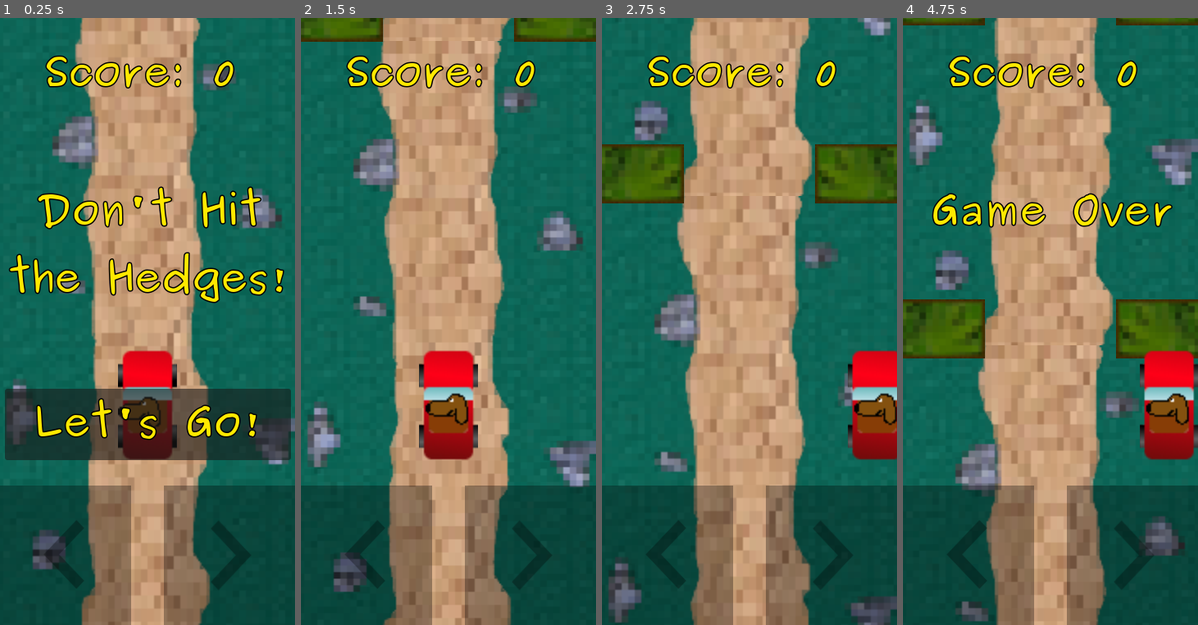
Above: before the commit, frames 1-4 (left to right).
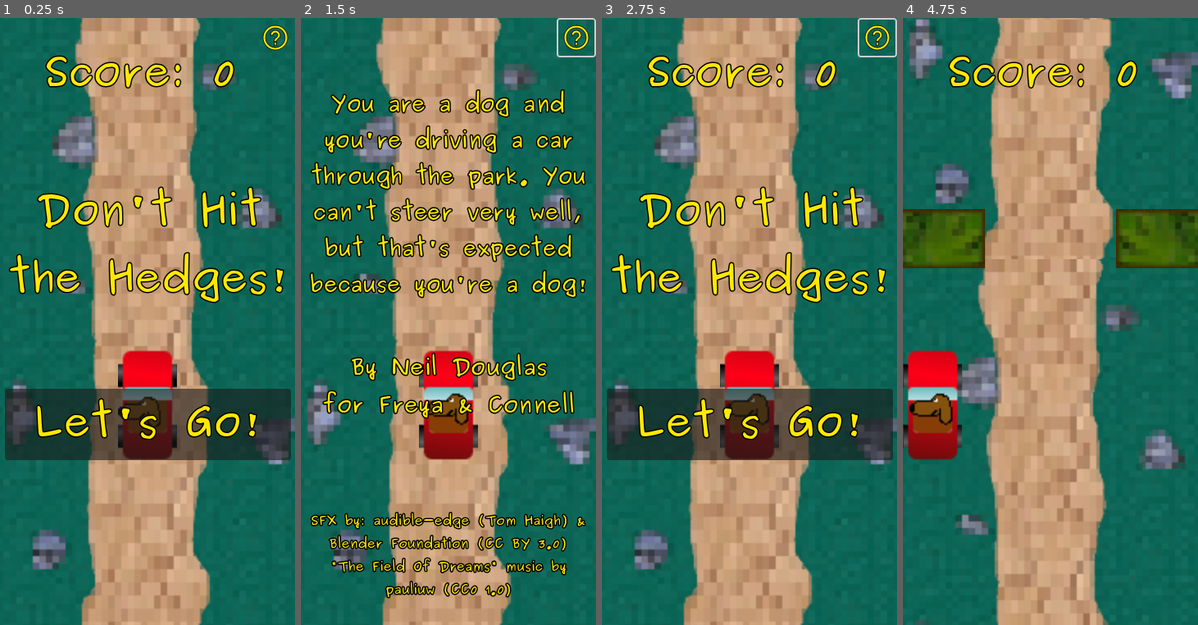
Above: after the commit, the same moments.

Repository: endy128/parkrun
Game: Godot game, scene res://scenes/main.tscn
The game is run twice, just before and just after one commit, with the same random seed, the same clock (stepped at 60 frames per second) and the same inputs.
Inputs (mouse positions are in pixels of both pictures, inside the frame that each line leads up to):
- Up to frame 1 (0.25 s): no input
- Up to frame 2 (1.5 s): click (575, 36) at 0.52 s; click (448, 424) at 1.25 s, where only the run before the commit has a clickable "Let's Go!"
- Up to frame 3 (2.75 s): tap Enter at 2 s; hold Right (right) from 2.03 s (still down)
- Up to frame 4 (4.75 s): release Right (right) at 2.75 s; click (1050, 424) at 2.75 s, where only the run after the commit has a clickable "Let's Go!"; hold Left (left) 3.53-4.28 s; hold Right (right) from 4.28 s (still down)

The runs differ from the first frame. In frame 1, 21% of the frame differs, in the area x 0-100%, y 1-100%; in frame 2, 46%; in frame 3, 54%; in frame 4, 56%, in the area x 0-100%, y 0-100%.

Commit message:
added help screen, better touchscreen buttons

Diff:
--- /dev/null
+++ b/assets/chevron-left-2.svg
@@ -0,0 +1,55 @@
+<?xml version="1.0" encoding="UTF-8" standalone="no"?>
+<svg
+   viewBox="0 0 24 24"
+   version="1.1"
+   id="svg4"
+   sodipodi:docname="chevron-left-2.svg"
+   inkscape:version="1.1.2 (0a00cf5339, 2022-02-04)"
+   xmlns:inkscape="http://www.inkscape.org/namespaces/inkscape"
+   xmlns:sodipodi="http://sodipodi.sourceforge.net/DTD/sodipodi-0.dtd"
+   xmlns="http://www.w3.org/2000/svg"
+   xmlns:svg="http://www.w3.org/2000/svg">
+  <defs
+     id="defs8" />
+  <sodipodi:namedview
+     id="namedview6"
+     pagecolor="#ffffff"
+     bordercolor="#666666"
+     borderopacity="1.0"
+     inkscape:pageshadow="2"
+     inkscape:pageopacity="0.0"
+     inkscape:pagecheckerboard="0"
+     showgrid="false"
+     inkscape:snap-bbox="true"
+     inkscape:zoom="22.627417"
+     inkscape:cx="-8.1980192"
+     inkscape:cy="10.69499"
+     inkscape:window-width="3440"
+     inkscape:window-height="1364"
+     inkscape:window-x="0"
+     inkscape:window-y="0"
+     inkscape:window-maximized="1"
+     inkscape:current-layer="layer4" />
+  <g
+     inkscape:groupmode="layer"
+     id="layer3"
+     inkscape:label="Layer 1">
+    <rect
+       style="fill:#000000;fill-opacity:0.1;fill-rule:evenodd;stroke:#000000;stroke-width:0.299;stroke-linecap:round;stroke-linejoin:miter;stroke-miterlimit:4;stroke-dasharray:none;stroke-opacity:0.3;paint-order:normal"
+       id="rect247"
+       width="23.696205"
+       height="23.700783"
+       x="0.15435024"
+       y="0.15370476" />
+  </g>
+  <g
+     inkscape:groupmode="layer"
+     id="layer4"
+     inkscape:label="Layer 2"
+     style="display:inline">
+    <path
+       d="M 15.409999,16.58 10.83,12 15.409999,7.41 13.999999,6 8,12 l 5.999999,6 z"
+       id="path2-3"
+       style="fill:#000000;fill-opacity:0.3" />
+  </g>
+</svg>
--- a/assets/chevron-left.svg
+++ /dev/null
@@ -1 +0,0 @@
-<svg xmlns="http://www.w3.org/2000/svg" viewBox="0 0 24 24"><path d="M15.41,16.58L10.83,12L15.41,7.41L14,6L8,12L14,18L15.41,16.58Z" /></svg>
--- /dev/null
+++ b/assets/chevron-right-2.svg
@@ -0,0 +1,55 @@
+<?xml version="1.0" encoding="UTF-8" standalone="no"?>
+<svg
+   viewBox="0 0 24 24"
+   version="1.1"
+   id="svg4"
+   sodipodi:docname="chevron-right-2.svg"
+   inkscape:version="1.1.2 (0a00cf5339, 2022-02-04)"
+   xmlns:inkscape="http://www.inkscape.org/namespaces/inkscape"
+   xmlns:sodipodi="http://sodipodi.sourceforge.net/DTD/sodipodi-0.dtd"
+   xmlns="http://www.w3.org/2000/svg"
+   xmlns:svg="http://www.w3.org/2000/svg">
+  <defs
+     id="defs8" />
+  <sodipodi:namedview
+     id="namedview6"
+     pagecolor="#ffffff"
+     bordercolor="#666666"
+     borderopacity="1.0"
+     inkscape:pageshadow="2"
+     inkscape:pageopacity="0.0"
+     inkscape:pagecheckerboard="0"
+     showgrid="false"
+     inkscape:snap-bbox="true"
+     inkscape:zoom="22.627417"
+     inkscape:cx="-8.1980192"
+     inkscape:cy="10.69499"
+     inkscape:window-width="3440"
+     inkscape:window-height="1364"
+     inkscape:window-x="0"
+     inkscape:window-y="0"
+     inkscape:window-maximized="1"
+     inkscape:current-layer="layer3" />
+  <g
+     inkscape:groupmode="layer"
+     id="layer3"
+     inkscape:label="Layer 1">
+    <rect
+       style="fill:#000000;fill-opacity:0.1;fill-rule:evenodd;stroke:#000000;stroke-width:0.299;stroke-linecap:round;stroke-linejoin:miter;stroke-miterlimit:4;stroke-dasharray:none;stroke-opacity:0.3;paint-order:normal"
+       id="rect247"
+       width="23.696205"
+       height="23.700783"
+       x="0.15435024"
+       y="0.15370476" />
+  </g>
+  <g
+     inkscape:groupmode="layer"
+     id="layer4"
+     inkscape:label="Layer 2"
+     style="display:inline">
+    <path
+       d="M 8,16.58 12.579999,12 8,7.41 9.41,6 15.409999,12 9.41,18 Z"
+       id="path2-3"
+       style="fill:#000000;fill-opacity:0.3" />
+  </g>
+</svg>
--- a/assets/chevron-right.svg
+++ /dev/null
@@ -1 +0,0 @@
-<svg xmlns="http://www.w3.org/2000/svg" viewBox="0 0 24 24"><path d="M8.59,16.58L13.17,12L8.59,7.41L10,6L16,12L10,18L8.59,16.58Z" /></svg>
--- /dev/null
+++ b/assets/help-circle-outline-y.svg
@@ -0,0 +1,36 @@
+<?xml version="1.0" encoding="UTF-8" standalone="no"?>
+<svg
+   viewBox="0 0 24 24"
+   version="1.1"
+   id="svg4"
+   sodipodi:docname="help-circle-outline-y.svg"
+   inkscape:version="1.1.2 (0a00cf5339, 2022-02-04)"
+   xmlns:inkscape="http://www.inkscape.org/namespaces/inkscape"
+   xmlns:sodipodi="http://sodipodi.sourceforge.net/DTD/sodipodi-0.dtd"
+   xmlns="http://www.w3.org/2000/svg"
+   xmlns:svg="http://www.w3.org/2000/svg">
+  <defs
+     id="defs8" />
+  <sodipodi:namedview
+     id="namedview6"
+     pagecolor="#ffffff"
+     bordercolor="#666666"
+     borderopacity="1.0"
+     inkscape:pageshadow="2"
+     inkscape:pageopacity="0.0"
+     inkscape:pagecheckerboard="0"
+     showgrid="false"
+     inkscape:zoom="34.625"
+     inkscape:cx="6.2815884"
+     inkscape:cy="11.98556"
+     inkscape:window-width="1720"
+     inkscape:window-height="1364"
+     inkscape:window-x="103"
+     inkscape:window-y="103"
+     inkscape:window-maximized="0"
+     inkscape:current-layer="svg4" />
+  <path
+     d="M11,18H13V16H11V18M12,2A10,10 0 0,0 2,12A10,10 0 0,0 12,22A10,10 0 0,0 22,12A10,10 0 0,0 12,2M12,20C7.59,20 4,16.41 4,12C4,7.59 7.59,4 12,4C16.41,4 20,7.59 20,12C20,16.41 16.41,20 12,20M12,6A4,4 0 0,0 8,10H10A2,2 0 0,1 12,8A2,2 0 0,1 14,10C14,12 11,11.75 11,15H13C13,12.75 16,12.5 16,10A4,4 0 0,0 12,6Z"
+     id="path13"
+     style="fill:#ffe900;fill-opacity:1;stroke:#000000;stroke-opacity:1;stroke-width:0.5;stroke-miterlimit:4;stroke-dasharray:none;stroke-linecap:square" />
+</svg>
--- /dev/null
+++ b/assets/help-circle-outline.svg
@@ -0,0 +1 @@
+<svg xmlns="http://www.w3.org/2000/svg" viewBox="0 0 24 24"><path d="M11,18H13V16H11V18M12,2A10,10 0 0,0 2,12A10,10 0 0,0 12,22A10,10 0 0,0 22,12A10,10 0 0,0 12,2M12,20C7.59,20 4,16.41 4,12C4,7.59 7.59,4 12,4C16.41,4 20,7.59 20,12C20,16.41 16.41,20 12,20M12,6A4,4 0 0,0 8,10H10A2,2 0 0,1 12,8A2,2 0 0,1 14,10C14,12 11,11.75 11,15H13C13,12.75 16,12.5 16,10A4,4 0 0,0 12,6Z" /></svg>
--- a/scenes/HUD.gd
+++ b/scenes/HUD.gd
@@ -19,6 +19,7 @@
 
 func show_game_over():
 	show_message("Game Over")
+	$HelpButton.show()
 	# Wait until the MessageTimer has counted down.
 	await $MessageTimer.timeout
 
@@ -33,9 +34,32 @@
 
 func _on_start_button_pressed():
 	$StartButton.hide()
+	$HelpButton.hide()
 	start_game.emit()
 
 func _input(event):
 	if event is InputEventKey:
 		if event.pressed and $StartButton.is_visible_in_tree():
 			_on_start_button_pressed()
+
+func _on_help_button_pressed():
+	print("Help button pressed")
+
+
+func _on_help_button_toggled(button_pressed):
+	if button_pressed == true:
+		show_help(true)
+	else:
+		show_help(false)
+
+func show_help(state):
+	if state == true:
+		$ScoreLabel.hide()
+		$Message.hide()
+		$StartButton.hide()
+		$HelpText.show()
+	else:
+		$ScoreLabel.show()
+		$Message.show()
+		$StartButton.show()
+		$HelpText.hide()
--- a/scenes/main.tscn
+++ b/scenes/main.tscn
@@ -9,35 +9,16 @@
 [ext_resource type="AudioStream" uid="uid://dd3mulqatsnqx" path="res://assets/stop.wav" id="6_j62ce"]
 [ext_resource type="Script" path="res://scenes/HUD.gd" id="7_uwhdw"]
 [ext_resource type="Theme" uid="uid://d7ql06mdxoqr" path="res://scenes/text_theme.tres" id="8_veox6"]
-[ext_resource type="Texture2D" uid="uid://cel7ooekjjtnu" path="res://assets/chevron-left.svg" id="8_xfxlk"]
-[ext_resource type="Texture2D" uid="uid://dwd6ulgr8blle" path="res://assets/chevron-right.svg" id="9_4mvag"]
+[ext_resource type="Texture2D" uid="uid://t85ygkd0xyg1" path="res://assets/chevron-left-2.svg" id="10_17v4j"]
 [ext_resource type="AudioStream" uid="uid://baibdus7mqdcc" path="res://assets/the_field_of_dreams.mp3" id="10_g3o6m"]
-
-[sub_resource type="Gradient" id="Gradient_talwd"]
-colors = PackedColorArray(0, 0, 0, 0.313726, 0, 0, 0, 0.313726)
-
-[sub_resource type="GradientTexture2D" id="GradientTexture2D_1cc1e"]
-gradient = SubResource("Gradient_talwd")
-width = 160
-height = 170
-fill_to = Vector2(0.5, 0)
-repeat = 2
+[ext_resource type="Texture2D" uid="uid://b34c6l45833qc" path="res://assets/help-circle-outline-y.svg" id="12_4h1qs"]
+[ext_resource type="Texture2D" uid="uid://c4p0nfr87bjy1" path="res://assets/chevron-right-2.svg" id="12_70hks"]
 
 [sub_resource type="RectangleShape2D" id="RectangleShape2D_j0657"]
-size = Vector2(160, 170)
-
-[sub_resource type="Gradient" id="Gradient_85ig8"]
-colors = PackedColorArray(0, 0, 0, 0.313726, 0, 0, 0, 0.313726)
-
-[sub_resource type="GradientTexture2D" id="GradientTexture2D_r8tnl"]
-gradient = SubResource("Gradient_85ig8")
-width = 160
-height = 170
-fill_to = Vector2(0.5, 0)
-repeat = 2
+size = Vector2(168, 168)
 
 [sub_resource type="RectangleShape2D" id="RectangleShape2D_pxasx"]
-size = Vector2(160, 170)
+size = Vector2(168, 168)
 
 [node name="main" type="Node"]
 script = ExtResource("1_phm6y")
@@ -115,27 +96,16 @@
 one_shot = true
 
 [node name="touch_left" type="TouchScreenButton" parent="HUD"]
-position = Vector2(0, 570)
-texture_normal = SubResource("GradientTexture2D_1cc1e")
+position = Vector2(0, 572)
+texture_normal = ExtResource("10_17v4j")
 shape = SubResource("RectangleShape2D_j0657")
-
-[node name="Sprite2D" type="Sprite2D" parent="HUD/touch_left"]
-modulate = Color(1, 1, 1, 0.313726)
-scale = Vector2(0.952381, 1)
-texture = ExtResource("8_xfxlk")
-centered = false
+visibility_mode = 1
 
 [node name="touch_right" type="TouchScreenButton" parent="HUD"]
-position = Vector2(200, 570)
-texture_normal = SubResource("GradientTexture2D_r8tnl")
+position = Vector2(192, 572)
+texture_normal = ExtResource("12_70hks")
 shape = SubResource("RectangleShape2D_pxasx")
-
-[node name="Sprite2D" type="Sprite2D" parent="HUD/touch_right"]
-modulate = Color(1, 1, 1, 0.313726)
-position = Vector2(1.90735e-06, 0)
-scale = Vector2(0.952381, 1.0119)
-texture = ExtResource("9_4mvag")
-centered = false
+visibility_mode = 1
 
 [node name="StartButton" type="Button" parent="HUD"]
 anchors_preset = 7
@@ -157,6 +127,80 @@
 text = " Let's Go! "
 icon_alignment = 1
 
+[node name="HelpButton" type="Button" parent="HUD"]
+offset_left = 314.0
+offset_top = 2.0
+offset_right = 358.0
+offset_bottom = 46.0
+toggle_mode = true
+icon = ExtResource("12_4h1qs")
+flat = true
+
+[node name="HelpText" type="Label" parent="HUD"]
+visible = false
+anchors_preset = 5
+anchor_left = 0.5
+anchor_right = 0.5
+offset_left = -180.0
+offset_top = 71.0
+offset_right = 180.0
+offset_bottom = 363.0
+grow_horizontal = 2
+theme = ExtResource("8_veox6")
+theme_override_colors/font_color = Color(1, 0.913725, 0, 1)
+theme_override_colors/font_outline_color = Color(0, 0, 0, 1)
+theme_override_constants/outline_size = 6
+theme_override_font_sizes/font_size = 25
+text = "You are a dog and you're driving a car through the park. You can't steer very well, but that's expected because you're a dog!"
+horizontal_alignment = 1
+vertical_alignment = 1
+autowrap_mode = 2
+
+[node name="Credits" type="Label" parent="HUD/HelpText"]
+layout_mode = 1
+anchors_preset = 7
+anchor_left = 0.5
+anchor_top = 1.0
+anchor_right = 0.5
+anchor_bottom = 1.0
+offset_left = -180.5
+offset_top = 224.0
+offset_right = 180.5
+offset_bottom = 361.0
+grow_horizontal = 2
+grow_vertical = 0
+theme_override_colors/font_color = Color(1, 0.913725, 0, 1)
+theme_override_colors/font_outline_color = Color(0, 0, 0, 1)
+theme_override_constants/outline_size = 6
+theme_override_font_sizes/font_size = 15
+text = "SFX by: audible-edge (Tom Haigh) & Blender Foundation (CC BY 3.0)
+\"The Field Of Dreams\" music by pauliuw (CC0 1.0)"
+horizontal_alignment = 1
+vertical_alignment = 1
+autowrap_mode = 2
+
+[node name="Dedication" type="Label" parent="HUD/HelpText"]
+layout_mode = 1
+anchors_preset = 8
+anchor_left = 0.5
+anchor_top = 0.5
+anchor_right = 0.5
+anchor_bottom = 0.5
+offset_left = -153.0
+offset_top = 188.0
+offset_right = 153.0
+offset_bottom = 280.0
+grow_horizontal = 2
+grow_vertical = 2
+theme_override_colors/font_color = Color(1, 0.913725, 0, 1)
+theme_override_colors/font_outline_color = Color(0, 0, 0, 1)
+theme_override_constants/outline_size = 6
+theme_override_font_sizes/font_size = 26
+text = "By Neil Douglas
+for Freya & Connell"
+horizontal_alignment = 1
+vertical_alignment = 1
+
 [node name="dog_start_pos" type="Marker2D" parent="."]
 position = Vector2(0, 100)
 
@@ -174,3 +218,4 @@
 
 [connection signal="start_game" from="HUD" to="." method="new_game"]
 [connection signal="pressed" from="HUD/StartButton" to="HUD" method="_on_start_button_pressed"]
+[connection signal="toggled" from="HUD/HelpButton" to="HUD" method="_on_help_button_toggled"]
Not shown, added: assets/chevron-left-2.svg.import
Not shown, removed: assets/chevron-left.svg.import
Not shown, added: assets/chevron-right-2.svg.import
Not shown, removed: assets/chevron-right.svg.import
Not shown, added: assets/help-circle-outline-y.svg.import
Not shown, added: assets/help-circle-outline.svg.import
Not shown: 1 places in scenes/main.tscn that only renumber resources
Not shown, removed: Park_Run.zip
Not shown, changed: export/parkrun.apk
Not shown, changed: export/parkrun.apk.idsig
Not shown, removed: parkrun.pck
Not shown, changed: parkrun.x86_64
(and 1 more such lines)
